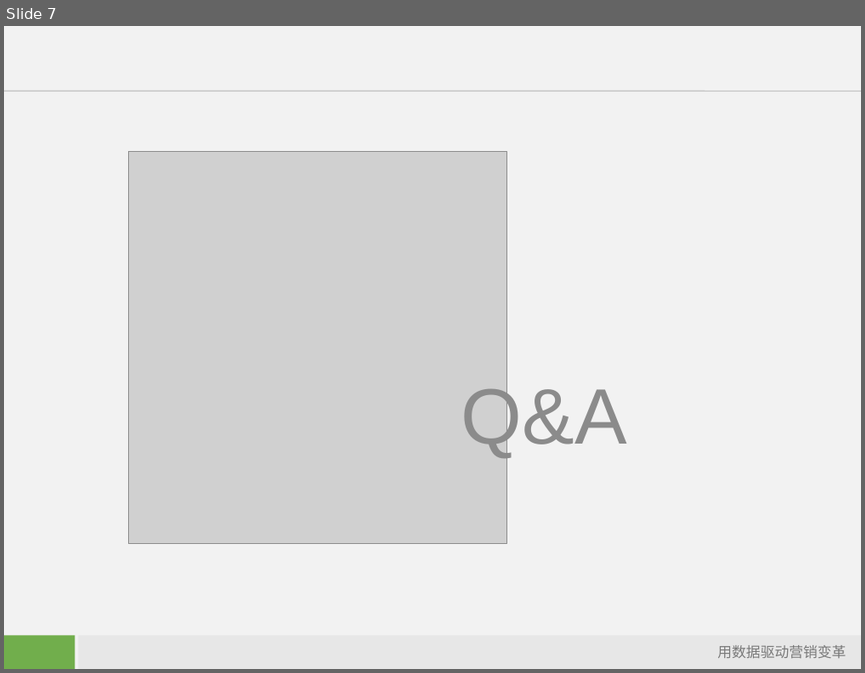
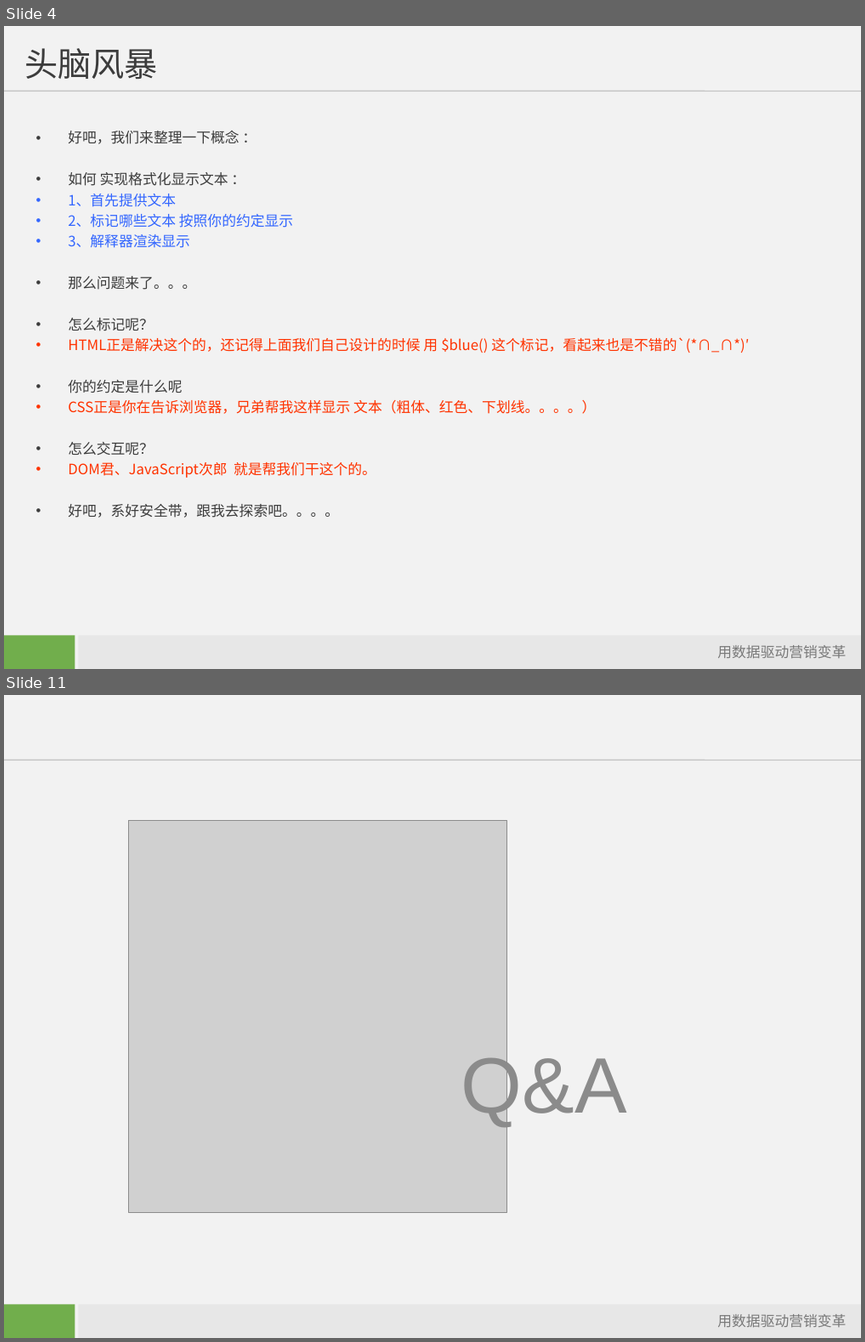
Before and after one commit to starzou/dom-edge, a slide deck: doc/DOM及其应用-入门.ppt. Shown one above the other, each under a label of ours: slide 7 before the commit, slides 4 and 11 after it; the slides between them are not shown. The pictures are 865x673 and 865x1342 pixels, drawn with LibreOffice and Linux fonts; fonts in the diff are those of the drawing; grey boxes stand for pictures; background and template pictures are left out. Boxes give left, top, right and bottom in pixels: in the first picture for what was removed or moved away, otherwise in the second. Text is boxed around its words. In the diff, an @@ line names an element or a change of style, - is before the commit and + after.

```diff
--- a/doc/DOM及其应用-入门.ppt
+++ b/doc/DOM及其应用-入门.ppt
@@ slide 4 added at bbox=[4, 26, 861, 669], background #F2F2F2; not listed: 4 template elements that a slide beside it also shows @@
@@ title added at bbox=[24, 48, 158, 79], 28 pt, text #3C3C3C @@
+头脑风暴
@@ text added at bbox=[68, 131, 749, 517], 12 pt, text #FF3300 @@
+• 好吧，我们来整理一下概念 ：
+• 如何 实现格式化显示文本 ：
+• 1、首先提供文本
+• 2、标记哪些文本 按照你的约定显示
+• 3、解释器渲染显示
+• 那么问题来了。。。
+• 怎么标记呢？
+• HTML正是解决这个的，还记得上面我们自己设计的时候 用 $blue() 这个标记，看起来也是不错的`(*∩_∩*)′
+• 你的约定是什么呢
+• CSS正是你在告诉浏览器，兄弟帮我这样显示 文本（粗体、红色、下划线。。。。）
+• 怎么交互呢？
+• DOM君、JavaScript次郎 就是帮我们干这个的。
+• 好吧，系好安全带，跟我去探索吧。。。。
@@ what was slide 7 is now slide 11 @@
```
Also in this commit, not shown: 1 slide changed, 4 other slides added, 1 slide removed, 1 other file.
